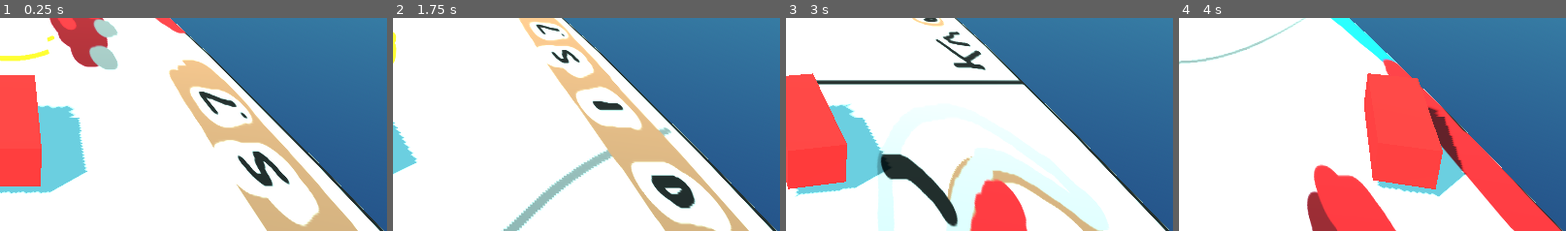
Above: before the commit, frames 1-4 (left to right).
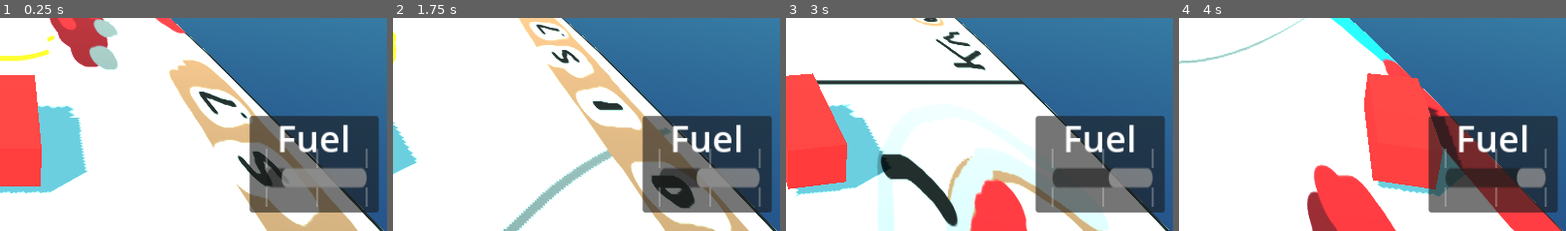
Above: after the commit, the same moments.

Repository: mpdacey/glass-half-full-jam
Game: Godot game, scene res://scenes/main_scene.tscn
The game is run twice, just before and just after one commit, with the same random seed, the same clock (stepped at 60 frames per second) and the same inputs.
Inputs (mouse positions are % of the whole screen's width and height, from its top left):
- Up to frame 1 (0.25 s): no input
- Up to frame 2 (1.75 s): move the mouse to (72, 44) at 0.52 s; move the mouse to (30, 54) at 1.27 s
- Up to frame 3 (3 s): move the mouse to (60, 27) at 2.02 s; move the mouse to (45, 69) at 2.77 s
- Up to frame 4 (4 s): move the mouse to (80, 64) at 3.52 s
The pictures show only the part of the screen within x 49-98%, y 50-100%; the shares and areas given below are measured in that part.

The runs differ from the first frame. In frame 1, 14% of the frame differs, in the area x 64-98%, y 45-92%; in frame 2, 14%; in frame 3, 15%; in frame 4, 15%.

Commit message:
Created fuel controller

Diff:
--- a/scenes/main_scene.tscn
+++ b/scenes/main_scene.tscn
@@ -1,8 +1,10 @@
-[gd_scene load_steps=12 format=3 uid="uid://kaxdymo06lyx"]
+[gd_scene load_steps=14 format=3 uid="uid://kaxdymo06lyx"]
 
 [ext_resource type="PackedScene" uid="uid://dfjmcr7rm4hc" path="res://scenes/player_vehicle.tscn" id="1_w2twt"]
 [ext_resource type="Shader" uid="uid://c4c6rp47plcwj" path="res://shader/road_shader.gdshader" id="2_pu3yx"]
 [ext_resource type="Texture2D" uid="uid://cgf82balpvyuf" path="res://concept art.png" id="2_pw63i"]
+[ext_resource type="Script" uid="uid://v3tu21cue7ug" path="res://scripts/fuel_controller.gd" id="4_gubc5"]
+[ext_resource type="PackedScene" uid="uid://cooy4rj1ddjjn" path="res://scenes/ui/fuel_gauge_hud.tscn" id="4_pu3yx"]
 
 [sub_resource type="ProceduralSkyMaterial" id="ProceduralSkyMaterial_und3l"]
 sky_top_color = Color(0.42240003, 0.8189867, 0.88, 1)
@@ -41,6 +43,21 @@
 shader_parameter/uv2_offset = Vector3(0, 0, 0)
 shader_parameter/curve_amount = -0.1
 
+[sub_resource type="Animation" id="Animation_gubc5"]
+length = 0.001
+tracks/0/type = "value"
+tracks/0/imported = false
+tracks/0/enabled = true
+tracks/0/path = NodePath("../../Road:position")
+tracks/0/interp = 1
+tracks/0/loop_wrap = true
+tracks/0/keys = {
+"times": PackedFloat32Array(0),
+"transitions": PackedFloat32Array(1),
+"update": 0,
+"values": [Vector3(0, 0, 0)]
+}
+
 [sub_resource type="Animation" id="Animation_pu3yx"]
 resource_name = "temp"
 length = 5.0
@@ -56,21 +73,6 @@
 "transitions": PackedFloat32Array(1, 1),
 "update": 0,
 "values": [Vector3(0, 0, 0), Vector3(-100, 0, 0)]
-}
-
-[sub_resource type="Animation" id="Animation_gubc5"]
-length = 0.001
-tracks/0/type = "value"
-tracks/0/imported = false
-tracks/0/enabled = true
-tracks/0/path = NodePath("../../Road:position")
-tracks/0/interp = 1
-tracks/0/loop_wrap = true
-tracks/0/keys = {
-"times": PackedFloat32Array(0),
-"transitions": PackedFloat32Array(1),
-"update": 0,
-"values": [Vector3(0, 0, 0)]
 }
 
 [sub_resource type="AnimationLibrary" id="AnimationLibrary_gubc5"]
@@ -113,3 +115,12 @@
 [node name="Camera3D" type="Camera3D" parent="Player"]
 transform = Transform3D(-4.371139e-08, 0.34202015, -0.9396927, 0, 0.9396927, 0.34202015, 1, 1.4950176e-08, -4.107527e-08, -15, 10, 0)
 fov = 45.0
+
+[node name="FuelController" type="Node" parent="Player"]
+script = ExtResource("4_gubc5")
+
+[node name="UI" type="Node" parent="."]
+
+[node name="FuelGaugeHUD" parent="UI" instance=ExtResource("4_pu3yx")]
+
+[connection signal="fuel_amount_updated" from="Player/FuelController" to="UI/FuelGaugeHUD" method="_on_fuel_amount_updated"]
--- /dev/null
+++ b/scripts/fuel_controller.gd
@@ -0,0 +1,11 @@
+extends Node
+
+signal fuel_amount_updated(remaining_fuel: float)
+
+## Amount of fuel drained per second.
+@export_range(0, 1, 0.01) var decay_rate : float = 0.15
+var remaining_fuel : float = 0.9
+
+func _process(delta: float) -> void:
+	remaining_fuel -= decay_rate * delta
+	fuel_amount_updated.emit(remaining_fuel)
Not shown, added: scripts/fuel_controller.gd.uid
